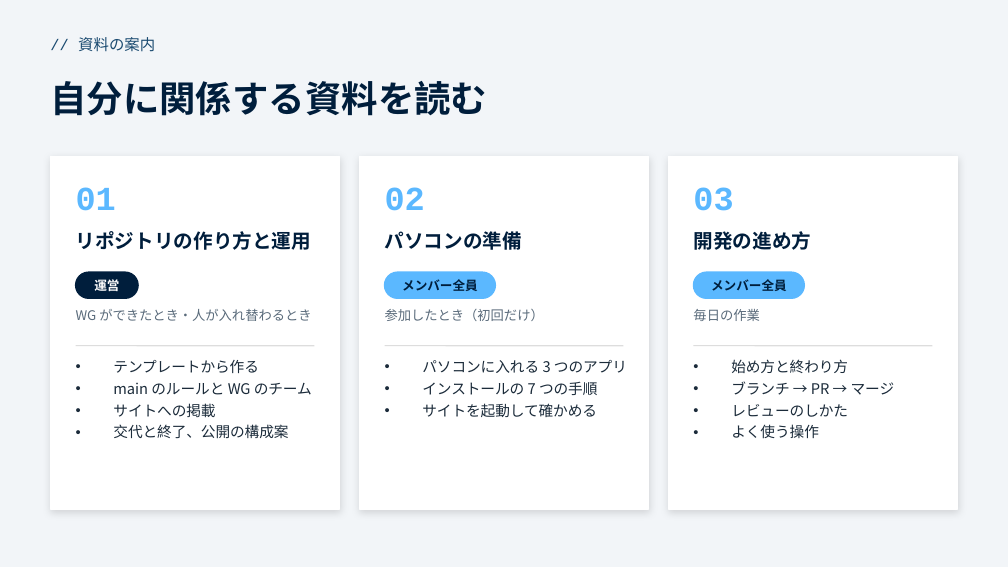
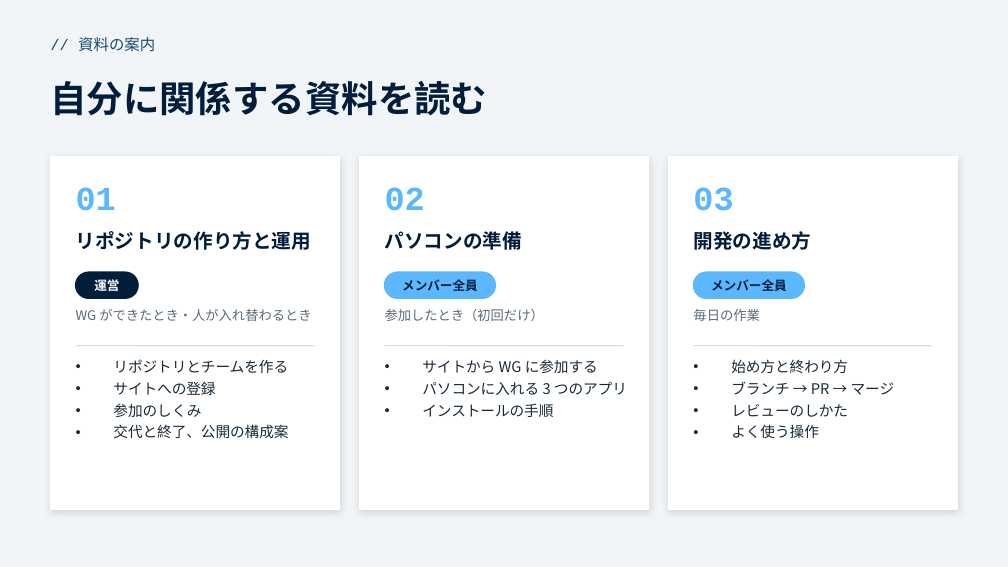
Before and after one commit to funITclub/homepage, a slide deck: slide 4 of docs/WG立ち上げガイド/00_概要.pptx. Drawn at 1008x567 pixels with LibreOffice and Linux fonts; fonts in the diff are those of the drawing. Boxes give left, top, right and bottom in pixels: in the first picture for what was removed or moved away, otherwise in the second. Text is boxed around its words. In the diff, an @@ line names an element or a change of style, - is before the commit and + after.

```diff
--- a/docs/WG立ち上げガイド/00_概要.pptx
+++ b/docs/WG立ち上げガイド/00_概要.pptx
@@ text at [113,359,288,417]: text changed @@
-• テンプレートから作る
-• main のルールと WG のチーム
-• サイトへの掲載
+• リポジトリとチームを作る
+• サイトへの登録
+• 参加のしくみ
@@ text at [422,359,598,373]: paragraph added @@
+• サイトから WG に参加する
@@ text at [422,403,553,417]: text changed @@
-• インストールの 7 つの手順
-• サイトを起動して確かめる
+• インストールの手順
```
Also in this commit, not shown: 3 other slides changed, 4 other files.
